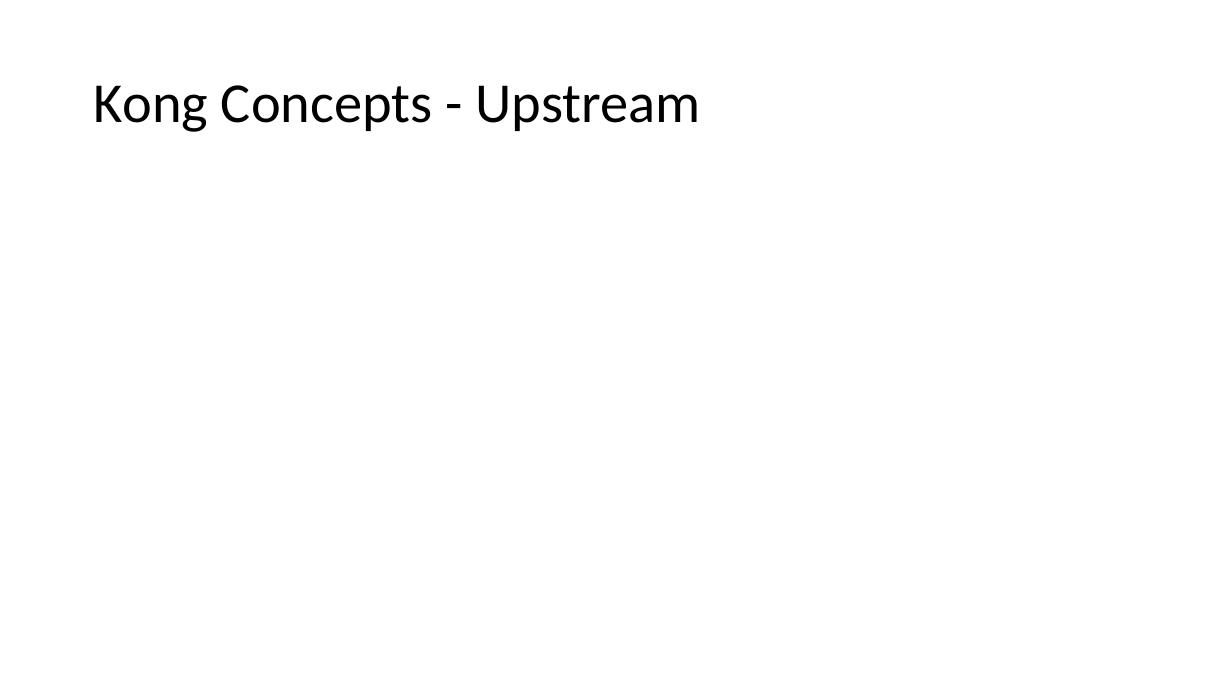
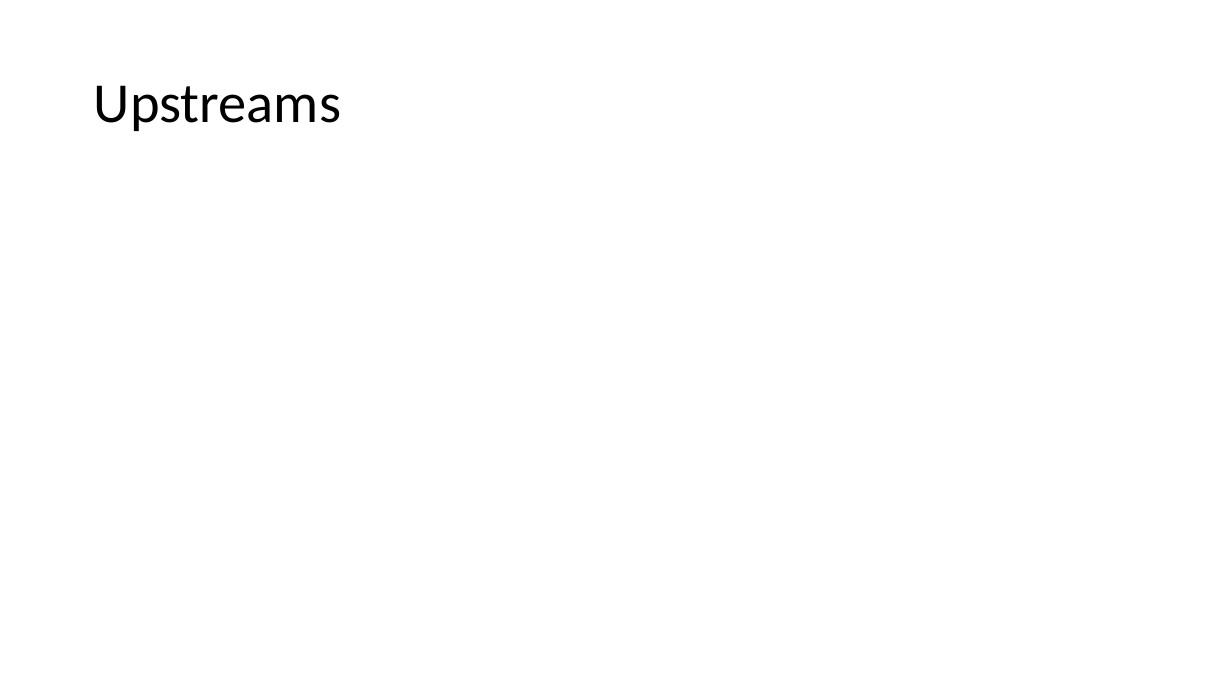
Before and after one commit to danielwagn3r/apimgmt-workshop, a slide deck: slide 24 of API Gateway.pptx. Drawn at 1232x693 pixels with LibreOffice and Linux fonts; fonts in the diff are those of the drawing. Boxes give left, top, right and bottom in pixels: in the first picture for what was removed or moved away, otherwise in the second. Text is boxed around its words. In the diff, an @@ line names an element or a change of style, - is before the commit and + after.

```diff
--- a/API Gateway.pptx
+++ b/API Gateway.pptx
@@ title at [94,85,341,131]: text changed @@
-Kong Concepts - Upstream
+Upstreams
```
Also in this commit, not shown: 5 other slides changed, 1 slide added, 1 slide removed.
